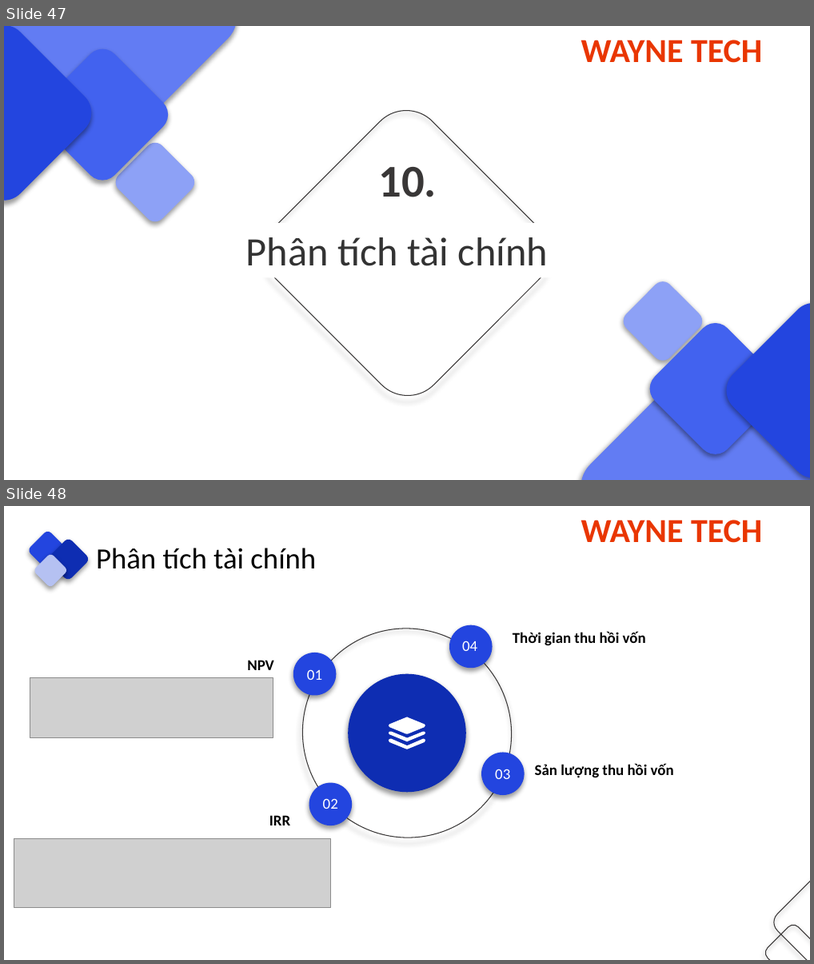
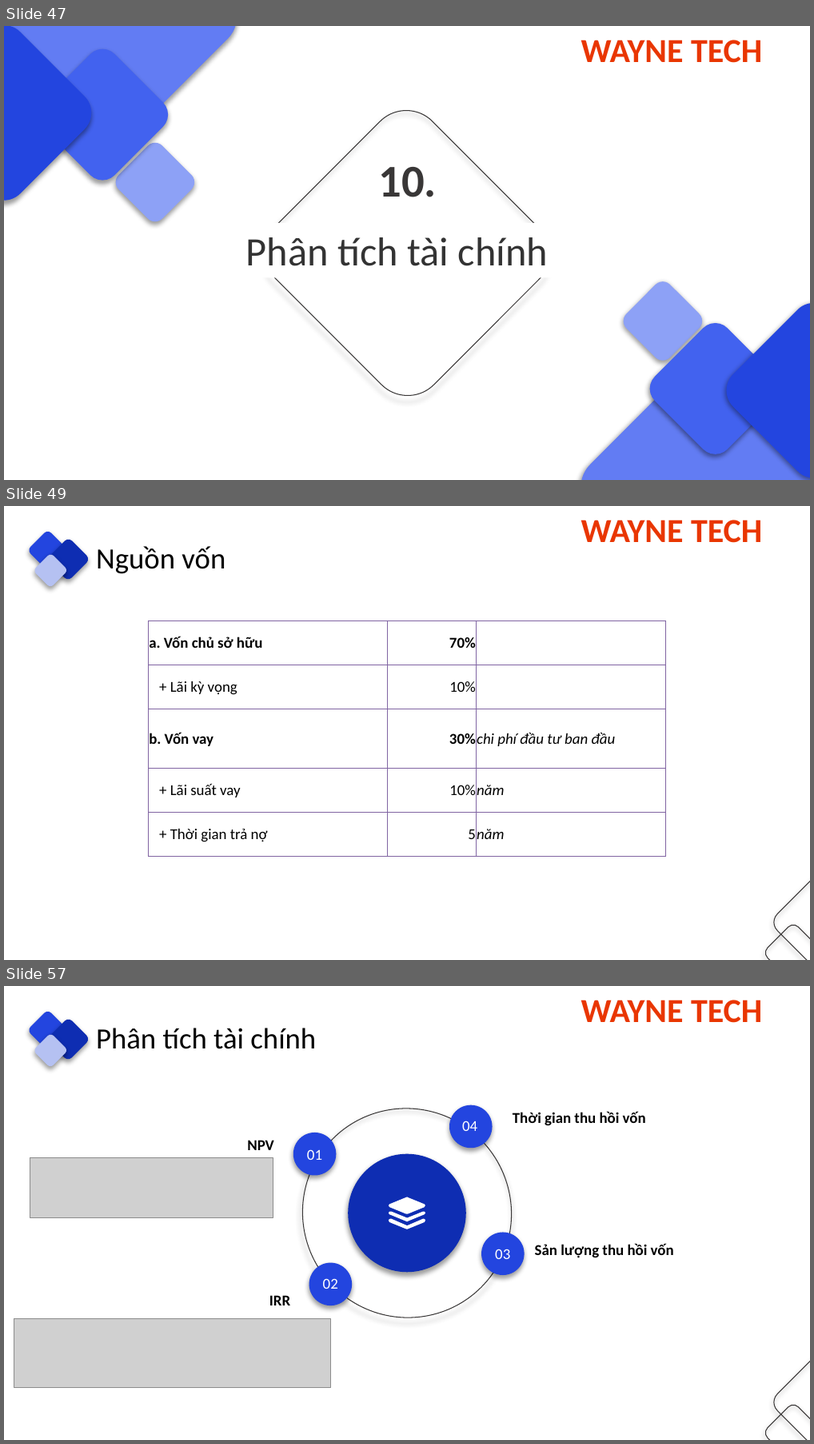
Before and after one commit to danglaiacc/kn, a slide deck: ppt/index.pptx. Shown one above the other, each under a label of ours: slides 47 and 48 before the commit, slides 47, 49 and 57 after it; the slides between them are not shown. The pictures are 814x964 and 814x1444 pixels, drawn with LibreOffice and Linux fonts; fonts in the diff are those of the drawing; grey boxes stand for pictures. Boxes give left, top, right and bottom in pixels: in the first picture for what was removed or moved away, otherwise in the second. Text is boxed around its words. In the diff, an @@ line names an element or a change of style, - is before the commit and + after.

```diff
--- a/ppt/index.pptx
+++ b/ppt/index.pptx
@@ slide 49 added at box(4, 506, 810, 960), background #FFFFFF; not listed: 6 template elements that a slide beside it also shows @@
@@ text added at box(96, 546, 226, 574), 35 pt, text #000000 @@
+Nguồn vốn
@@ table added at box(149, 620, 666, 856), 5 rows, 3 columns @@
+a. Vốn chủ sở hữu | 70% | 
++ Lãi kỳ vọng | 10% | 
+b. Vốn vay | 30% | chi phí đầu tư ban đầu
++ Lãi suất vay | 10% | năm
++ Thời gian trả nợ | 5 | năm
@@ what was slide 48 is now slide 57 @@
```
Also in this commit, not shown: 4 slides changed, 8 other slides added, 7 other files.
